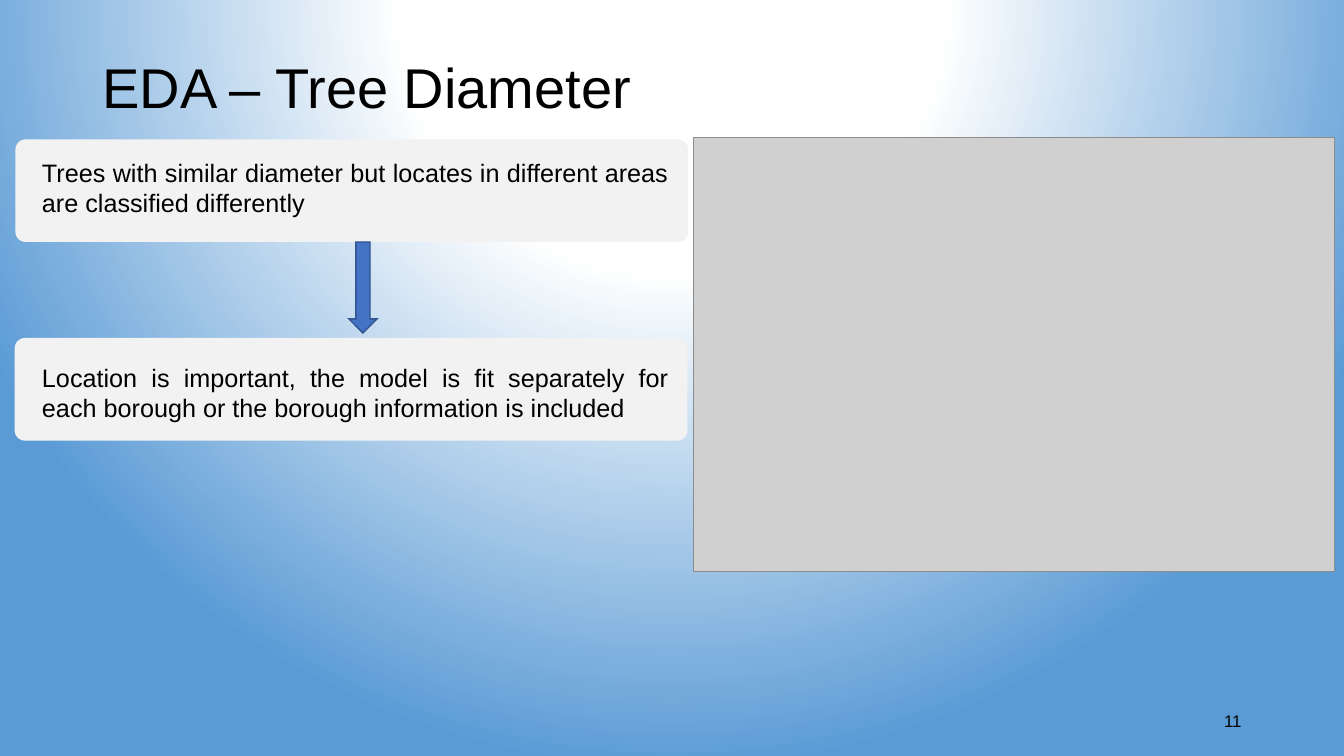
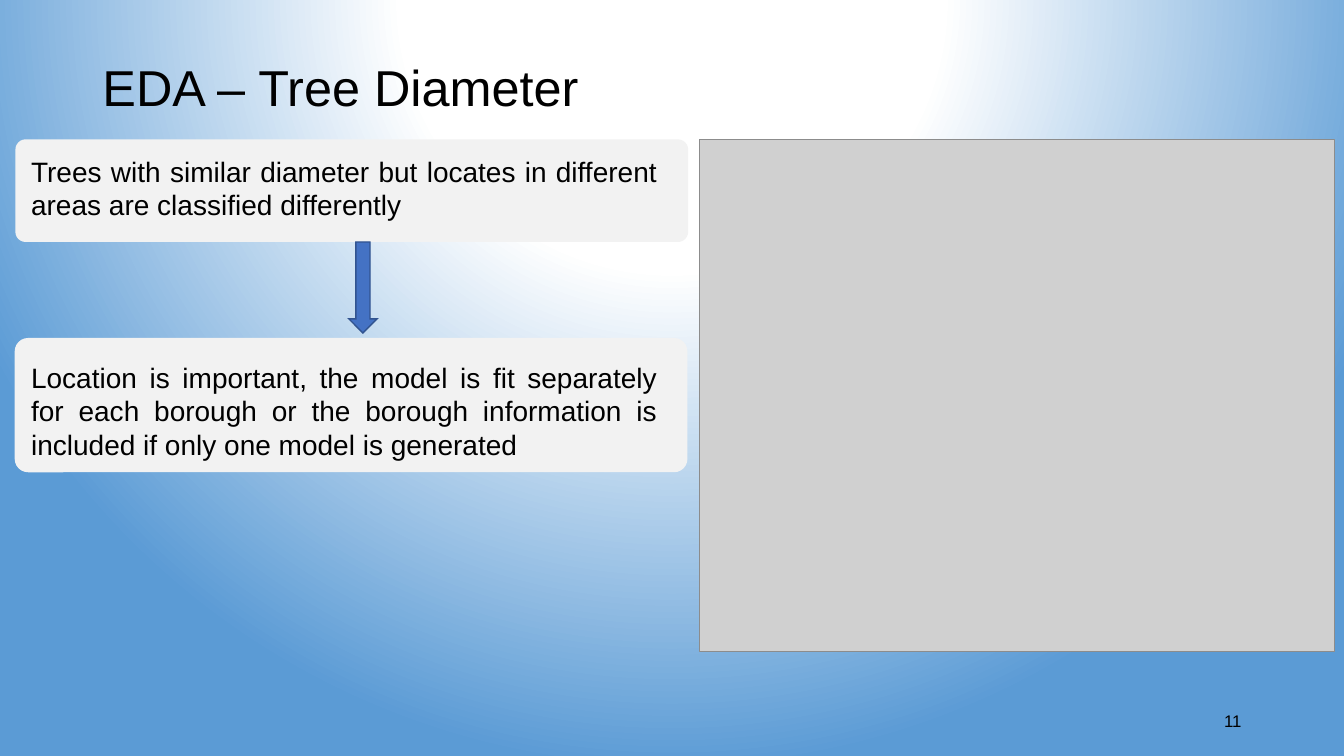
Before and after one commit to aspds18/Springboard_capstone1, a slide deck: slide 11 of Capstone1_presentation.pptx. Drawn at 1344x756 pixels with LibreOffice and Linux fonts; fonts in the diff are those of the drawing; grey boxes stand for pictures. Boxes give left, top, right and bottom in pixels: in the first picture for what was removed or moved away, otherwise in the second. Text is boxed around its words. In the diff, an @@ line names an element or a change of style, - is before the commit and + after.

```diff
--- a/Capstone1_presentation.pptx
+++ b/Capstone1_presentation.pptx
@@ title "EDA – Tree Diameter" at bbox=[102, 69, 578, 107]: size 40 to 36 pt @@
@@ text "Trees with similar diameter but ...": place and size @@
-text "Trees with similar diameter but ..." at bbox=[42, 163, 668, 218]
+text "Trees with similar diameter but ..." at bbox=[31, 161, 657, 220]
@@ text "Trees with similar diameter but ..." at bbox=[31, 161, 657, 220]: size 18 to 20 pt @@
@@ picture: place and size @@
-picture at bbox=[694, 138, 1335, 573]
+picture at bbox=[700, 139, 1336, 651]
@@ rounded rectangle: place and size @@
-rounded rectangle at bbox=[15, 338, 688, 441]
+rounded rectangle at bbox=[15, 338, 688, 472]
@@ text at bbox=[31, 367, 656, 460]: text changed; size 18 to 20 pt @@
-Location is important, the model is fit separately for each borough or the borough information is included
+Location is important, the model is fit separately for each borough or the borough information is included if only one model is generated
```
Also in this commit, not shown: 14 other slides changed, 7 slides added.
